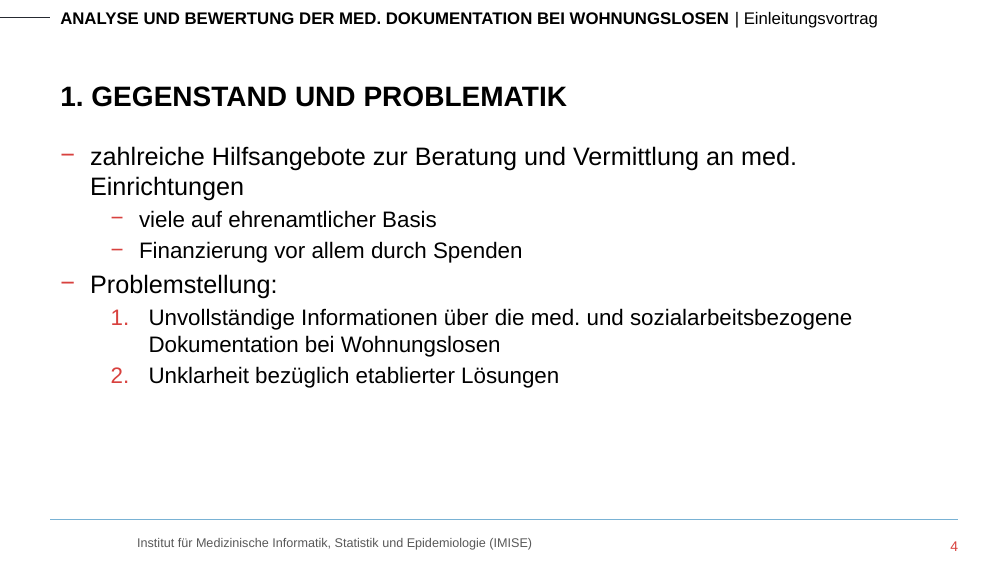
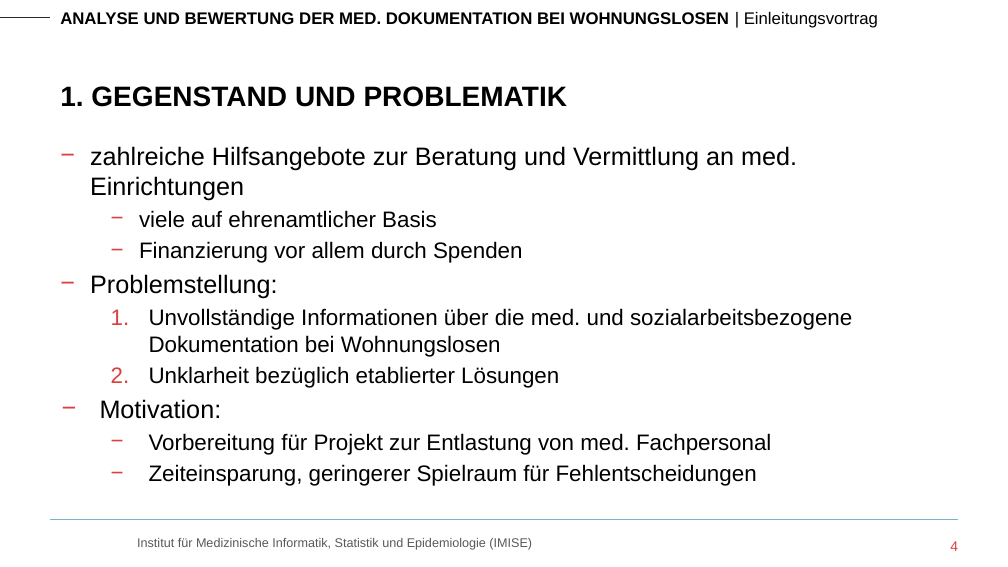
Before and after one commit to RoKuen/masterthesis, a slide deck: slide 4 of Presentations/1_presentation.pptx. Drawn at 1008x567 pixels with LibreOffice and Linux fonts; fonts in the diff are those of the drawing; background and template pictures are left out. Boxes give left, top, right and bottom in pixels: in the first picture for what was removed or moved away, otherwise in the second. Text is boxed around its words. In the diff, an @@ line names an element or a change of style, - is before the commit and + after.

```diff
--- a/Presentations/1_presentation.pptx
+++ b/Presentations/1_presentation.pptx
@@ text at bbox=[100, 399, 771, 486]: paragraphs added @@
+− Motivation:
+  − Vorbereitung für Projekt zur Entlastung von med. Fachpersonal
+  − Zeiteinsparung, geringerer Spielraum für Fehlentscheidungen
```
Also in this commit, not shown: 6 other slides changed.
